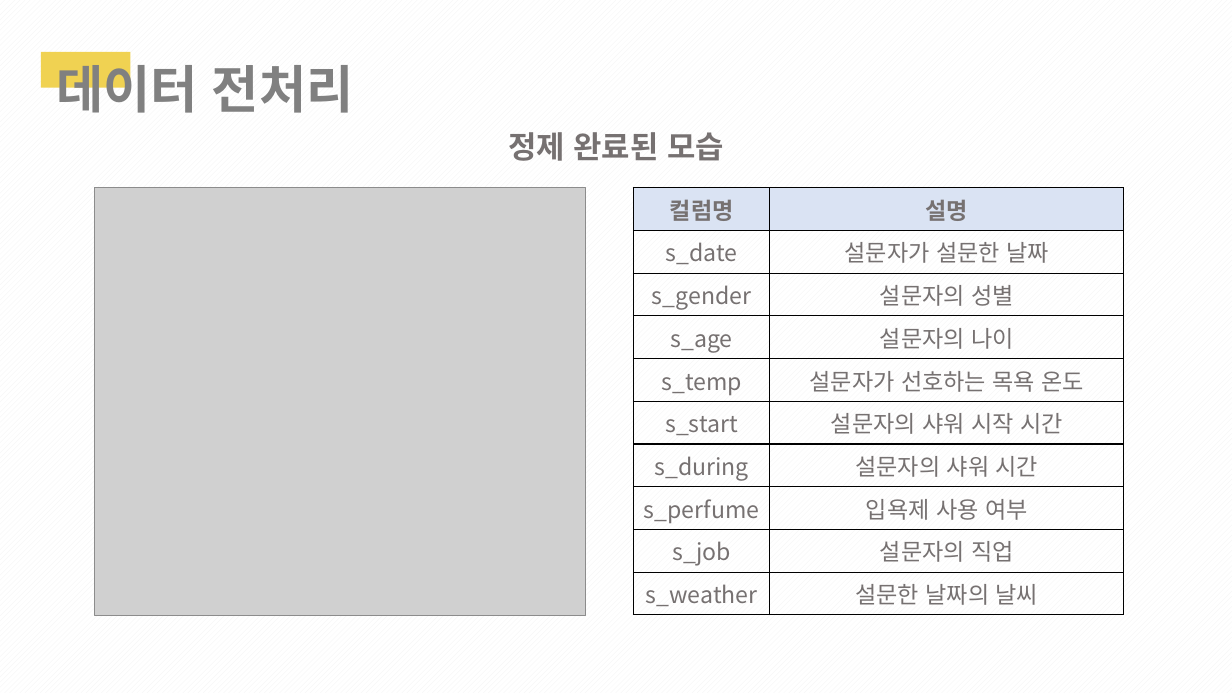
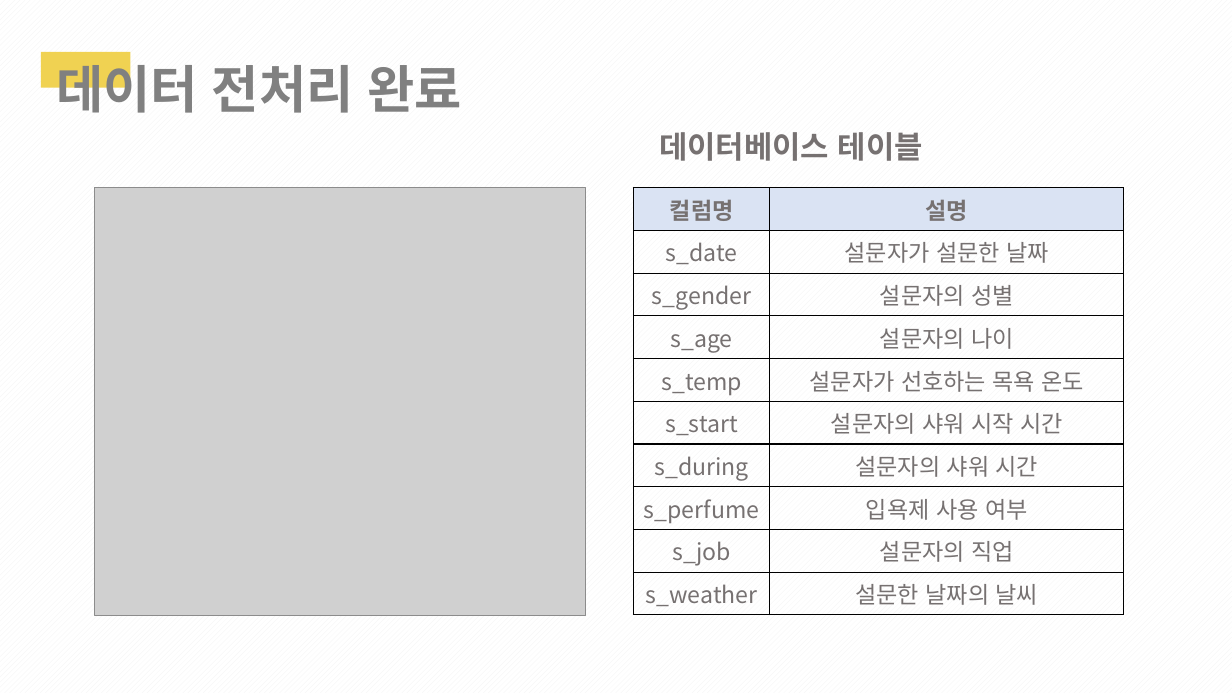
Before and after one commit to 1team-CapstonDesign1/weekly_Report, a slide deck: slide 17 of Week_10/1조_10주차_cd_발표PPT.pptx. Drawn at 1232x693 pixels with LibreOffice and Linux fonts; fonts in the diff are those of the drawing; grey boxes stand for pictures. Boxes give left, top, right and bottom in pixels: in the first picture for what was removed or moved away, otherwise in the second. Text is boxed around its words. In the diff, an @@ line names an element or a change of style, - is before the commit and + after.

```diff
--- a/Week_10/1조_10주차_cd_발표PPT.pptx
+++ b/Week_10/1조_10주차_cd_발표PPT.pptx
@@ text at [56, 56, 462, 113]: text changed @@
-데이터 전처리
+데이터 전처리 완료
@@ text at [659, 132, 923, 161]: text changed @@
-정제 완료된 모습
+데이터베이스 테이블
```
Also in this commit, not shown: 4 other slides changed.
